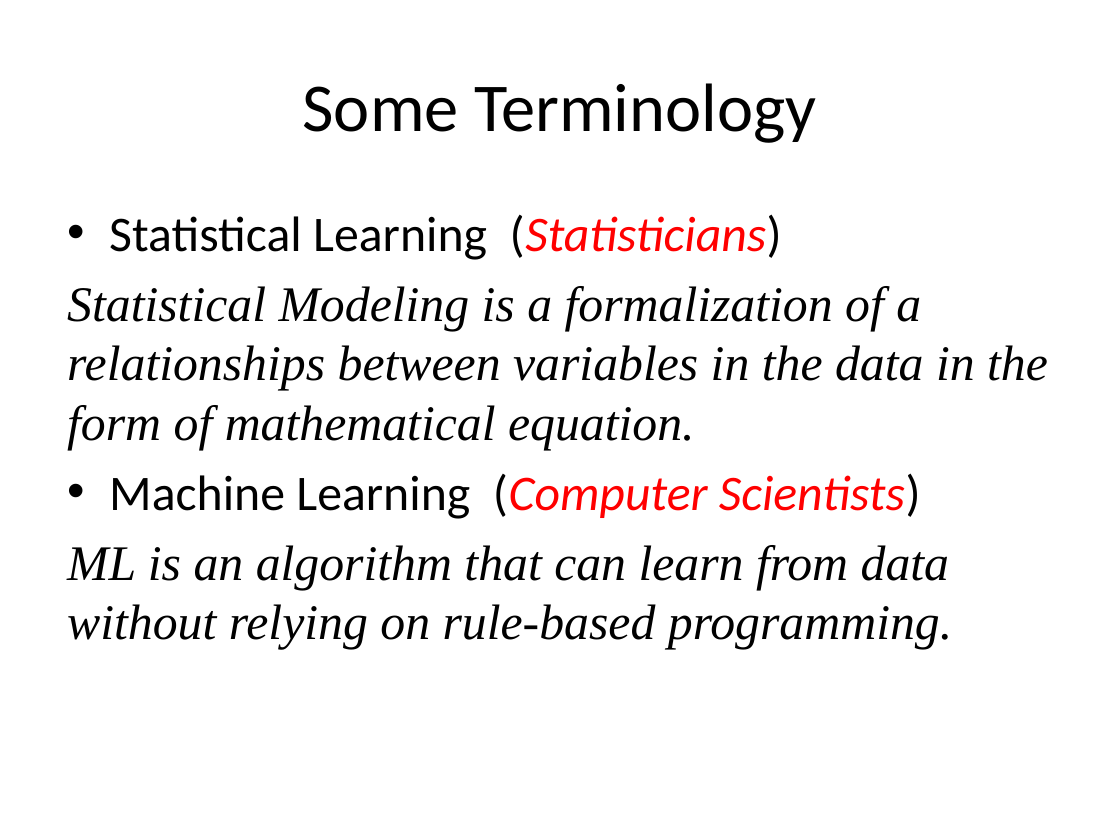
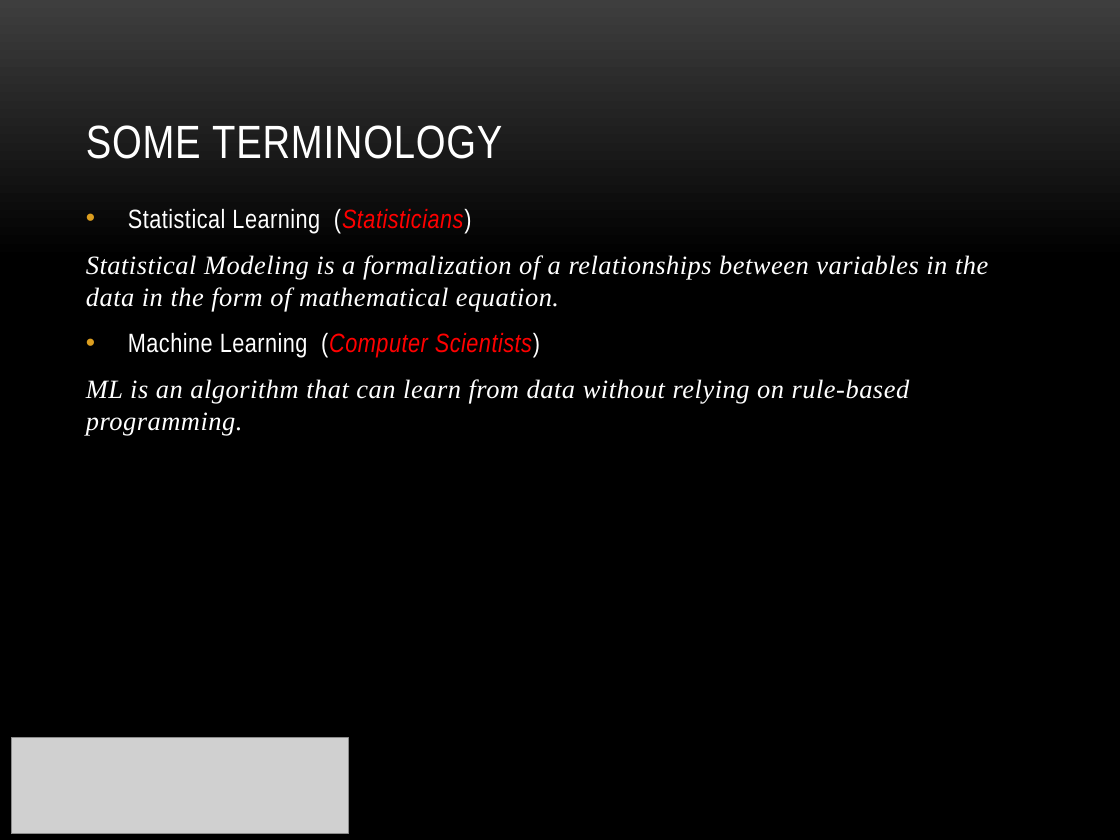
Before and after one commit to markus0708/Workshop_Python_-_ML, a slide deck: slide 17 of Part II Supervised_Learning/Introduction to Machine Learning.pptx. Drawn at 1120x840 pixels with LibreOffice and Linux fonts; fonts in the diff are those of the drawing; grey boxes stand for pictures; background and template pictures are left out. Boxes give left, top, right and bottom in pixels: in the first picture for what was removed or moved away, otherwise in the second. Text is boxed around its words. In the diff, an @@ line names an element or a change of style, - is before the commit and + after.

Commit message:
edit Supervised_Learning

```diff
--- a/Part II Supervised_Learning/Introduction to Machine Learning.pptx
+++ b/Part II Supervised_Learning/Introduction to Machine Learning.pptx
@@ background #FFFFFF to picture (left out) @@
@@ title "SOME TERMINOLOGY" at box(86, 125, 502, 159): vertical alignment middle to bottom @@
@@ title at box(86, 125, 502, 159): text changed; size 44 to 30 pt; font Calibri to Arial Narrow; text colour #000000 to #FFFFFF @@
-Some Terminology
+SOME TERMINOLOGY
@@ text "Statistical Learning (Statisticians)": place and size @@
-text "Statistical Learning (Statisticians)" at box(67, 214, 1048, 649)
+text "Statistical Learning (Statisticians)" at box(86, 208, 988, 436)
@@ text "Statistical Learning (Statisticians)" at box(86, 208, 988, 436): size 32 to 17 pt, letter spacing 0 to 0.3 pt; font Calibri to Arial Narrow in "Statistical Learning (Statisticians)", "Machine Learning (Computer Scientists)"; text colour #000000 to #FFFFFF in "Statistical Learning (Statisticians)", "Statistical Modeling is a formalization of a ...", "Machine Learning (Computer Scientists)", "ML is an algorithm that can learn ..."; more space between paragraphs @@
@@ picture added at box(11, 737, 348, 833) @@
```
Also in this commit, not shown: 18 other slides changed, 5 slides added, 5 slides removed, 2 other files.
